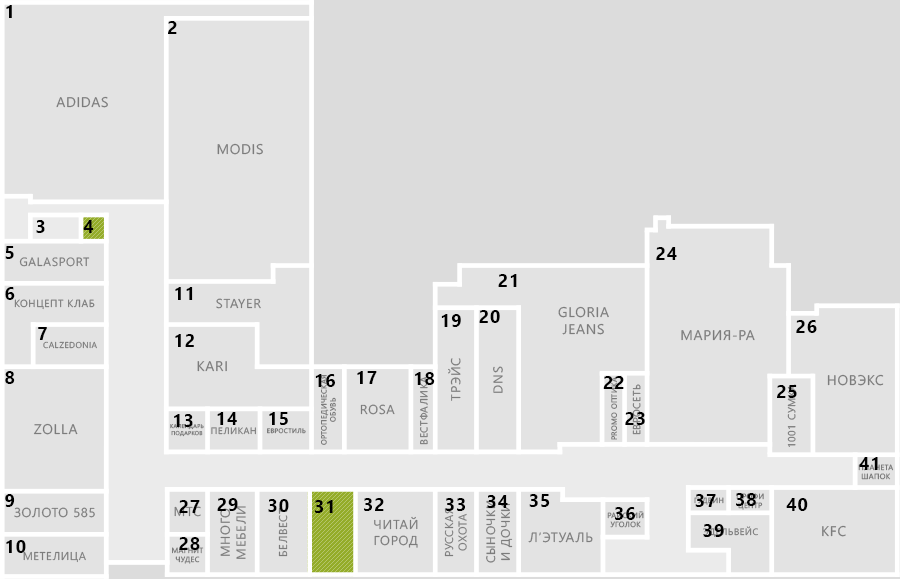
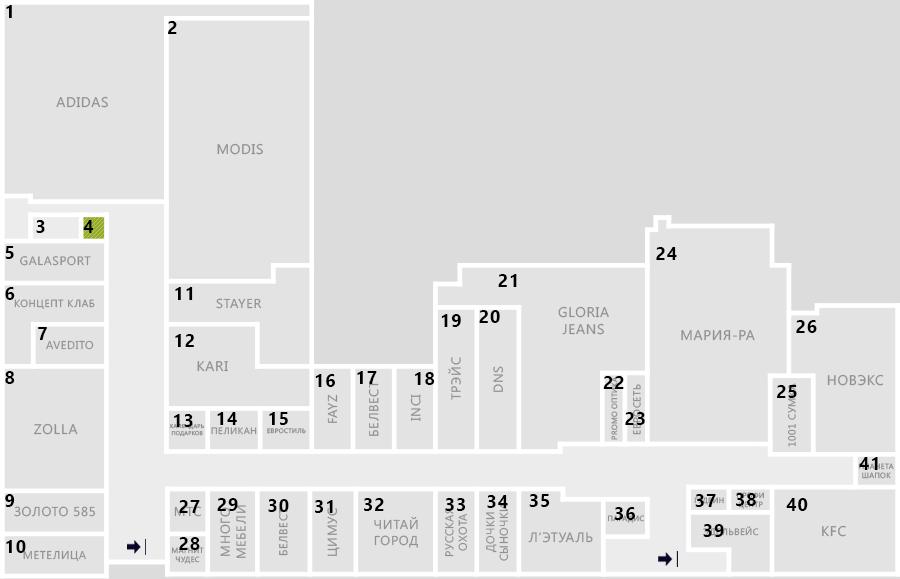
Layers edited between the first and the second w=900, h=579 image:
removed layer "Gloria jeans" from group "кор" over box(558, 307, 609, 335)
removed layer "Сыночки и дочки" from group "кор" over box(486, 500, 513, 563)
removed layer "Русская охота" from group "кор" over box(444, 508, 467, 557)
removed layer "Читай город" from group "кор" over box(374, 516, 418, 548)
removed layer "Много мебели" from group "кор" over box(220, 506, 246, 559)
removed group "group2" (87 layers) from group "кор" over box(0, 0, 900, 579)
removed layer "Прямоугольник 40 копия 12" from group "group2" over box(164, 21, 169, 455)
removed layer "Прямоугольник 40 копия 16" from group "group2" over box(309, 4, 314, 455)
removed layer "Прямоугольник 40 копия 4" from group "group2" over box(104, 212, 109, 579)
removed layer "Прямоугольник 40 копия 15" from group "group2" over box(254, 364, 438, 370)
removed layer "Прямоугольник 40 копия 14" from group "group2" over box(164, 487, 561, 492)
removed layer "Прямоугольник 40 копия 13" from group "group2" over box(164, 449, 563, 455)
removed layer "Прямоугольник 40 копия 74" from group "group2" over box(895, 303, 900, 577)
removed layer "Прямоугольник 40 копия 52" from group "group2" over box(644, 230, 650, 447)
removed layer "Прямоугольник 40 копия 11" from group "group2" over box(164, 572, 900, 577)
removed layer "Прямоугольник 40 копия" from group "group2" over box(0, 5, 5, 579)
removed layer "Прямоугольник 73" from group "кор" over box(307, 491, 358, 577)
removed layer "layer7" from group "кор" over box(4, 193, 858, 577)
removed layer "bg" from group "кор" over box(0, 0, 900, 579)
added layer "Слой 124" in group "кор" over box(127, 539, 678, 567)
added layer "Слой 125" (60%) in group "кор" over box(14, 96, 894, 564)
added layer "Слой 123" in group "кор" over box(0, 0, 900, 579)
added layer "Слой 122" in group "кор" over box(0, 0, 900, 579)
…and 108 more changes (108 removed)
